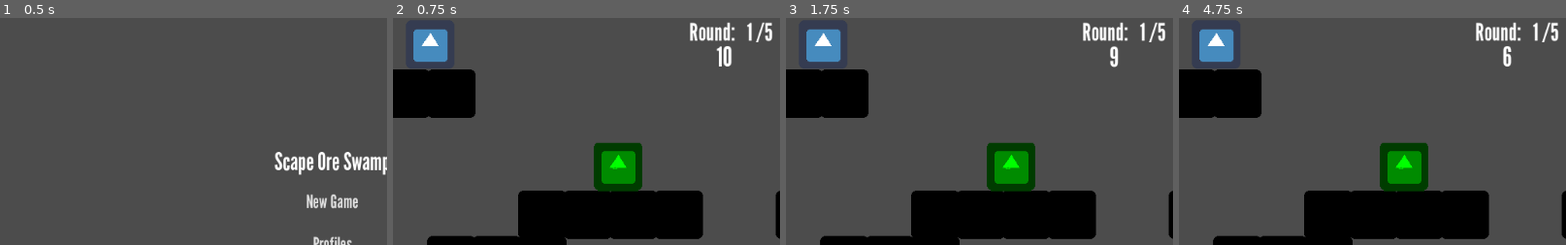
Above: before the commit, frames 1-4 (left to right).
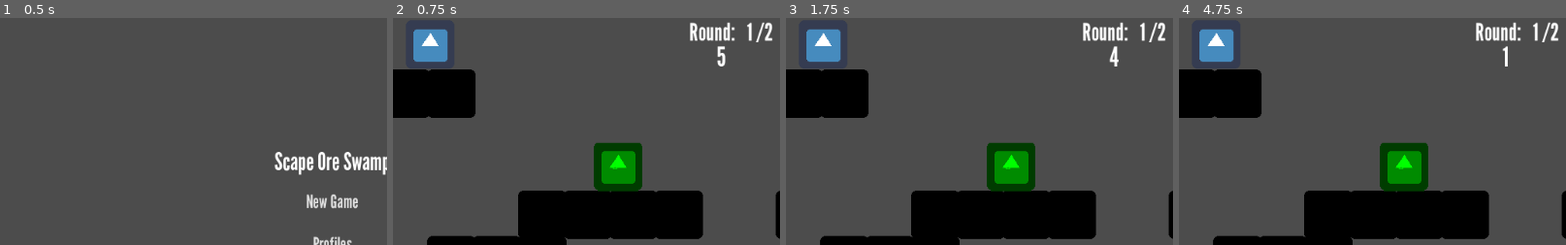
Above: after the commit, the same moments.

Repository: TKlintworth/CryptidJam2019
Game: Godot game, scene res://MainMenu.tscn
Same seed, same stepped clock (60 frames per second), same inputs: the game is played once before the commit and once after it. The engine's default icon, where the game draws it, is replaced by a stand-in: a white triangle on a blue panel in a dark square.
Inputs:
- Up to frame 1 (0.5 s): no input
- Up to frame 2 (0.75 s): click "New Game" at 0.5 s
- Up to frame 3 (1.75 s): tap Enter at 1.25 s
- Up to frame 4 (4.75 s): tap Space at 2, 4.25 s; tap Enter at 3.5 s
The pictures show only the part of the screen within x 7-57%, y 0-50%; the shares and areas given below are measured in that part.

Frame 1 is identical in both runs. In frame 2, 0.4% of the frame differs, in the area x 83-98%, y 2-22%; in frame 3, 0.3%; in frame 4, 0.3%.

Commit message:
full working game loop

Diff:
--- a/ControlPoint.gd
+++ b/ControlPoint.gd
@@ -30,7 +30,7 @@
 	#Sends the intersecting physics bodys name to capture function to determine if the control point should
 	#transfer ownership
 	capture_point(body.name)
-	$CollisionShape2D/TextureProgress.value = 100
+	#$CollisionShape2D/TextureProgress.value = 100
 
 #Takes a parameter capturerName that either becomes the new owner of the control point or just passes through
 func capture_point(capturerName):
--- /dev/null
+++ b/GameEnd.gd
@@ -0,0 +1,8 @@
+extends Control
+
+
+
+
+func _on_Text_pressed() -> void:
+	yield(get_tree().create_timer(1.0), "timeout")
+	GameManager.goto_scene("res://MainMenu.tscn")
--- /dev/null
+++ b/GameEnd.tscn
@@ -0,0 +1,25 @@
+[gd_scene load_steps=4 format=2]
+
+[ext_resource path="res://GameEnd.gd" type="Script" id=1]
+[ext_resource path="res://Fonts/league-gothic-master/LeagueGothic-Regular.otf" type="DynamicFontData" id=2]
+
+[sub_resource type="DynamicFont" id=1]
+font_data = ExtResource( 2 )
+
+[node name="GameEnd" type="Control"]
+anchor_right = 1.0
+anchor_bottom = 1.0
+script = ExtResource( 1 )
+
+[node name="CenterContainer" type="CenterContainer" parent="."]
+anchor_right = 1.0
+anchor_bottom = 1.0
+
+[node name="Text" type="Button" parent="CenterContainer"]
+margin_left = 506.0
+margin_top = 287.0
+margin_right = 518.0
+margin_bottom = 313.0
+custom_fonts/font = SubResource( 1 )
+flat = true
+[connection signal="pressed" from="CenterContainer/Text" to="." method="_on_Text_pressed"]
--- a/GameManager.gd
+++ b/GameManager.gd
@@ -1,5 +1,4 @@
 extends Node
-
 
 var current_scene = null
 
@@ -7,8 +6,8 @@
 # 5 rounds
 # Time countdown between rounds
 # Time it takes for a player to respawn
-export var secondsInRound = 10
-export var rounds = 5
+export var secondsInRound = 5
+export var rounds = 2
 export var timeBetweenRounds = 4
 export var spawnTime = 3
 
@@ -20,10 +19,6 @@
 func _ready() -> void:
 	var root = get_tree().get_root()
 	current_scene = root.get_child(root.get_child_count() - 1)
-
-
-	#Call function that runs rounds
-	#runRounds()
 
 
 #Need to add to this to actually reset the round
@@ -57,7 +52,7 @@
 
 #Manages round transitions
 func runRounds():
-	PlayerVariables.runGame()
+	PlayerVariables.runScoreAccumulator()
 	#Start round tracker at 1
 	current_scene.get_node("GUI/Round").adjust(1)
 	#Game Loop
@@ -76,16 +71,28 @@
 
 #Shows winner and transition appropriately
 func gameEnd(whoWon):
-	#Put transition to appropriate game end screen
-	#get_tree().change_scene("GameComplete.tscn")
+	# Reset current round and remove control points from previous game
+	currentRound = 1
+	PlayerVariables.controlPoints = []
+	# Reset player scores after the game ends
+	PlayerVariables.player1Score = 0
+	PlayerVariables.player2Score = 0
+	# Transition to appropriate game end screen
+	# Ends the game loop, the yield allows it to end I think. Without it there is a crash w/ socket error 10054
+	PlayerVariables.gameNotFinished = false
+	yield(get_tree().create_timer(1.0), "timeout")
+	goto_scene("res://GameEnd.tscn")
+	yield(get_tree().create_timer(1.0), "timeout")
 	match whoWon:
 		"Player1":
 			print("Player 1 wins")
+			current_scene.get_node("CenterContainer/Text").set_text("Player 1 wins!")
 		"Player2":
 			print("Player 2 wins")
+			current_scene.get_node("CenterContainer/Text").set_text("Player 2 wins!")
 		_:
 			print("Draw")
-	pass
+			current_scene.get_node("CenterContainer/Text").set_text("Draw!")
 
 #Sends the passed in player back to their spawn point
 func playerDeath(player):
@@ -103,6 +110,18 @@
 		current_scene.get_node(player).position = current_scene.get_node(spawn).position
 
 
+# Work in progress for resetting level and all attached logic
+func resetLevel():
+	PlayerVariables.gameNotFinished = true
+	currentRound = 1
+	PlayerVariables.controlPoints = []
+	PlayerVariables.player1Score = 0
+	PlayerVariables.player2Score = 0
+	PlayerVariables.resetControlPoints()
+	PlayerVariables.player1Points = 0
+	PlayerVariables.player2Points = 0
+	current_scene.get_node("GUI/Player1Score").reset()
+	current_scene.get_node("GUI/Player2Score").reset()
 
 ### These from scene Docs ####
 
@@ -133,4 +152,4 @@
     get_tree().get_root().add_child(current_scene)
 
     # Optionally, to make it compatible with the SceneTree.change_scene() API.
-    get_tree().set_current_scene(current_scene)
+    #get_tree().set_current_scene(current_scene)
--- a/new_script.gd
+++ b/Label.gd
@@ -1,4 +1,4 @@
-extends Node
+extends Label
 
 # Declare member variables here. Examples:
 # var a: int = 2
--- a/Level.gd
+++ b/Level.gd
@@ -6,6 +6,8 @@
 
 # Called when the node enters the scene tree for the first time.
 func _ready() -> void:
+	# Restart game loop
+	PlayerVariables.gameNotFinished = true
 	GameManager.runRounds()
 
 # Called every frame. 'delta' is the elapsed time since the previous frame.
--- a/MainMenu.gd
+++ b/MainMenu.gd
@@ -9,15 +9,10 @@
 func _ready() -> void:
 	pass # Replace with function body.
 
-# Called every frame. 'delta' is the elapsed time since the previous frame.
-#func _process(delta: float) -> void:
-#	pass
-
 
 func _on_NewGame_button_down() -> void:
 	# Go to New Game
 	GameManager.goto_scene(new_game)
-
 
 
 func _on_Profiles_button_down() -> void:
@@ -32,4 +27,4 @@
 
 func _on_Quit_button_down() -> void:
 	# Quit to desktop
-	pass # Replace with function body.
+	get_tree().quit()
--- a/PlayerVariables.gd
+++ b/PlayerVariables.gd
@@ -26,7 +26,7 @@
 	# Every tickTime seconds, add up the amount of points appropriate based on ctrl points controlled
 	#controlPoints = []
 
-func runGame():
+func runScoreAccumulator():
 	while(gameNotFinished):
 		yield(get_tree().create_timer(tickTime), "timeout")
 		scoreAccumulator()
